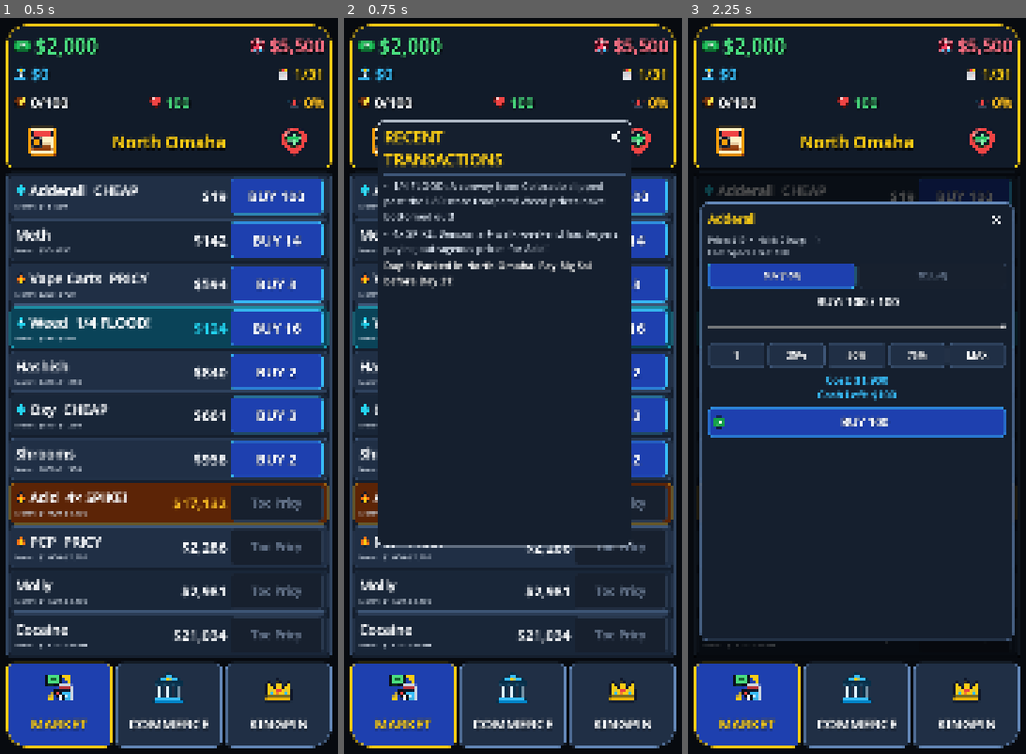
Above: before the commit, frames 1-3 (left to right).
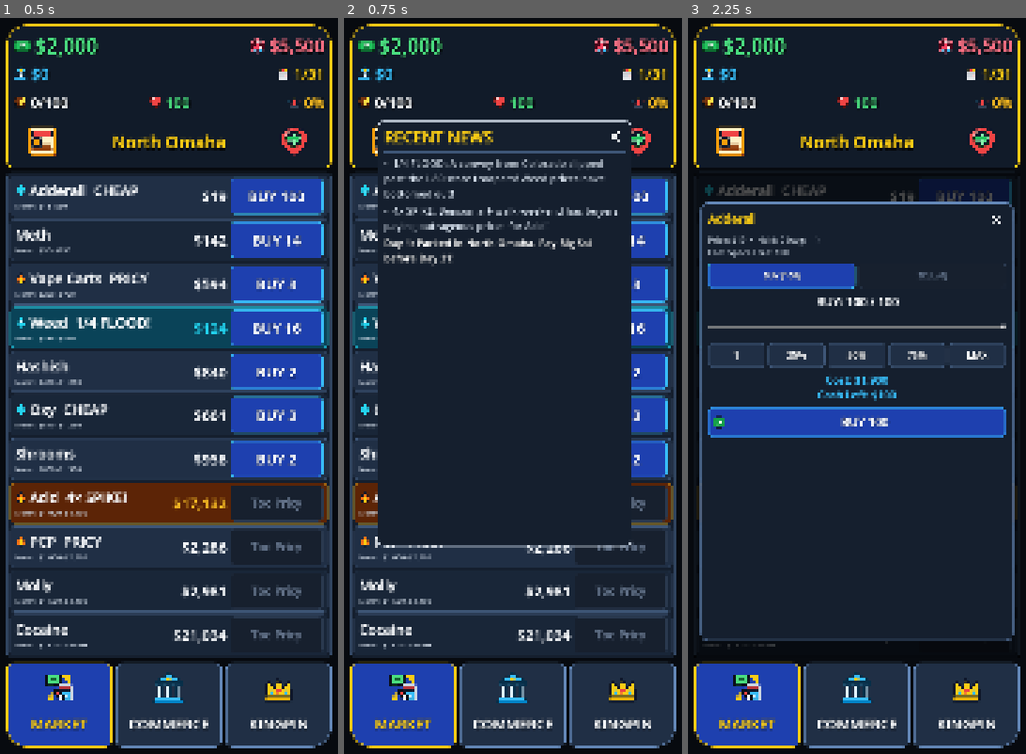
Above: after the commit, the same moments.

Repository: TimGoergen/dope-wars
Game: Godot game, scene res://Main.tscn
The game is run twice, just before and just after one commit, with the same random seed, the same clock (stepped at 60 frames per second) and the same inputs.
Inputs (mouse positions are in pixels of both pictures, inside the frame that each line leads up to):
- Up to frame 1 (0.5 s): no input
- Up to frame 2 (0.75 s): click (387, 143) at 0.52 s
- Up to frame 3 (2.25 s): click (982, 143) at 1.27 s; click (809, 194) at 2.02 s

Frame 1 is identical in both runs. In frame 2, 5.2% of the frame differs, in the area x 11-84%, y 15-37%; in frame 3, nothing differs.

Commit message:
Rename popup title from RECENT TRANSACTIONS to RECENT NEWS

Diff:
--- a/game/scripts/Main.gd
+++ b/game/scripts/Main.gd
@@ -215,7 +215,7 @@
 	news_header.add_theme_constant_override("separation", 10)
 	news_panel_vbox.add_child(news_header)
 
-	_news_title_lbl = UiPalette.add_label(news_header, "RECENT\nTRANSACTIONS", UiPalette.FONT_SMALL * 2, UiPalette.GOLD_ACCENT, false, true)
+	_news_title_lbl = UiPalette.add_label(news_header, "RECENT NEWS", UiPalette.FONT_SMALL * 2, UiPalette.GOLD_ACCENT, false, true)
 	_news_title_lbl.size_flags_horizontal = Control.SIZE_EXPAND_FILL
 
 	_news_close_btn = Button.new()
